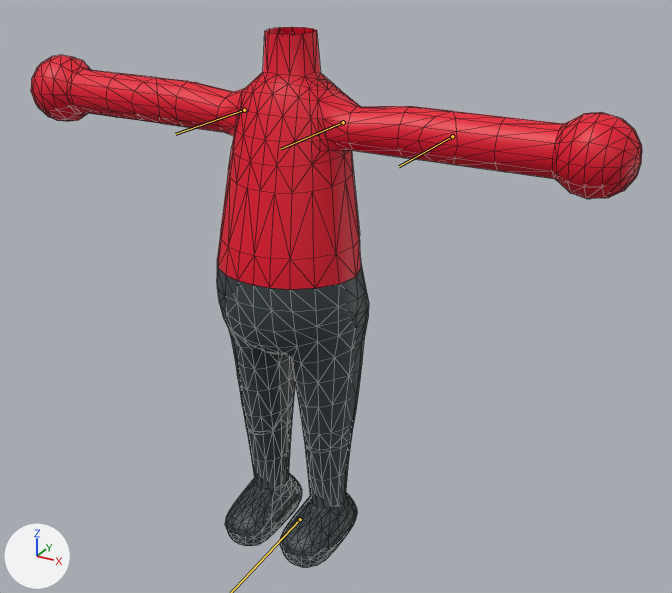
Renders of the glTF model public/miiBodyM.glb from each side of a commit.
One viewpoint serves both versions: a camera (50 mm lens) standing at (10.15, -16.57, 3.72) and looking at (0.84, 0.36, -4.74). Every picture has the same lights, and +X, +Y and +Z are marked at lower left. The bones that change are drawn over the model as lines. Mesh edges are drawn as thin lines.

In view in the first picture: 'body_m', 'legs_m'.
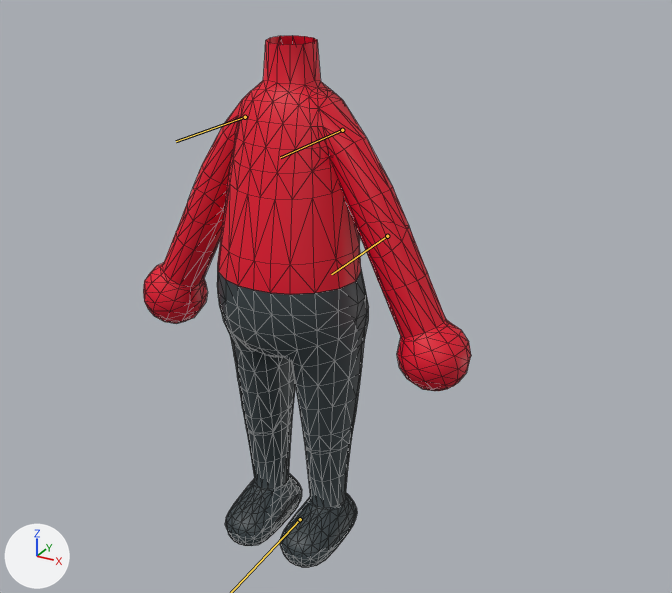
The newer file adds an action. The first version stands in its rest pose; the second is drawn at frame 15 of the action 'Stand'.

Boxes [x1, y1, x2, y2] around the edits, measured in the pictures (672 x 593 px):
'body_m', posed (46% narrower, 35% taller): before [31, 27, 642, 290]; after [143, 36, 471, 391]
'legs_m', posed: before [217, 260, 369, 567]; after [217, 264, 369, 567]
bone 'arm_l1', root to tip: before (343, 122) to (280, 149); after (342, 130) to (280, 157)
bone 'arm_l2', root to tip: before (452, 136) to (399, 166); after (387, 236) to (331, 274)
bone 'arm_r1', root to tip: before (244, 110) to (175, 134); after (245, 117) to (176, 141)

What the commit changed:
Bone 'all_root' (bone_all_root) is rescaled from (1.0, 1.0, 1.0) to (1.0, 1.0, 0.99).
Bone 'arm_l1' (bone_arm_l1) turns from (0, 0, 0) to (0, -64, 0) degrees about its own x, y and z.
Bone 'arm_l2' (bone_arm_l2) turns from (0, 0, 0) to (0, -1, 0) degrees about its own x, y and z.
Bone 'arm_r1' (bone_arm_r1) turns from (0, 0, 0) to (0, 64, 0) degrees about its own x, y and z.
